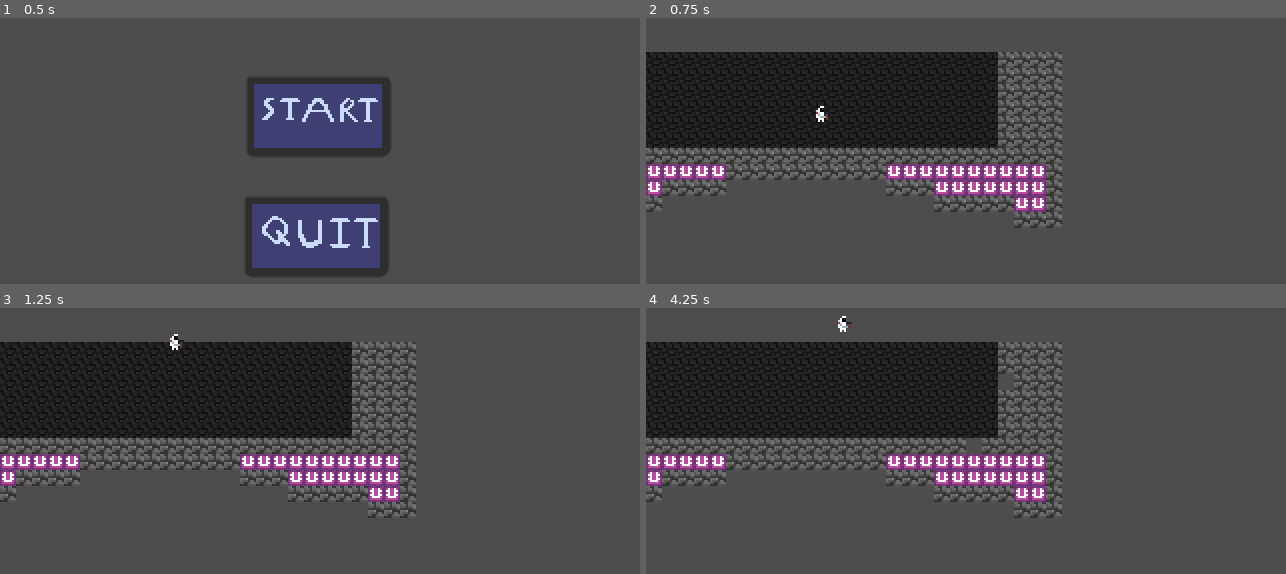
Above: before the commit, frames 1-4 (two rows, left to right).
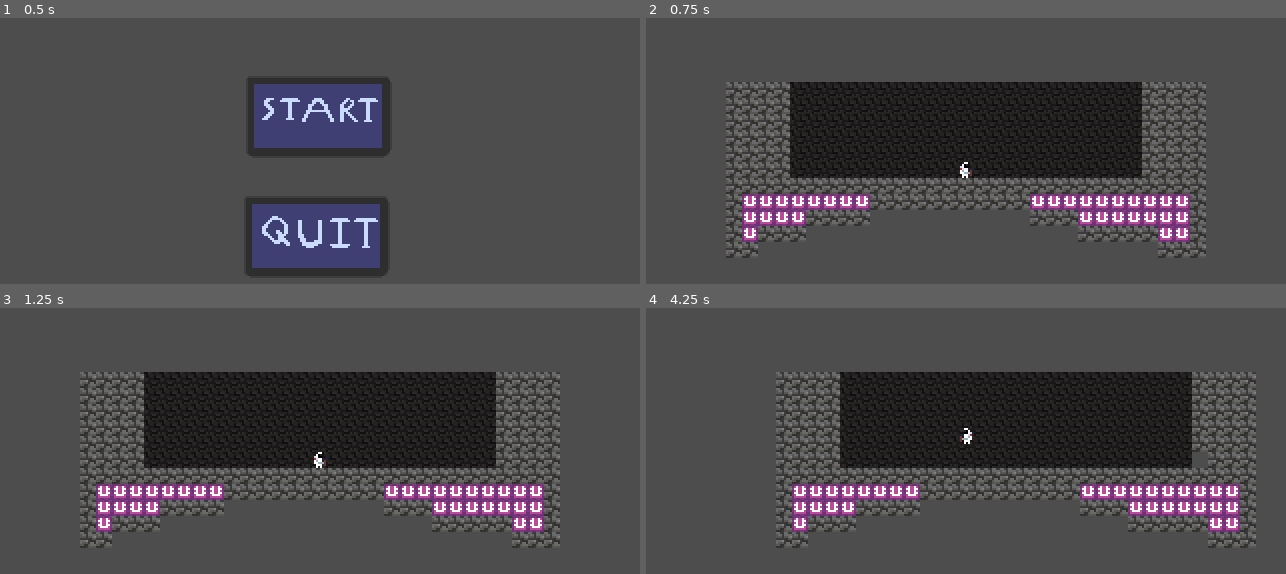
Above: after the commit, the same moments.

Repository: Larrycoder12/THM_Prod
Game: Godot game, scene res://scenes/main_menu.tscn
Two runs of this game, one before a commit and one after it. Both use one fixed random seed, a clock stepped at 60 frames per second and the inputs below.
Inputs (mouse positions are in pixels of both pictures, inside the frame that each line leads up to):
- Up to frame 1 (0.5 s): no input
- Up to frame 2 (0.75 s): click (966, 116) at 0.5 s
- Up to frame 3 (1.25 s): no input
- Up to frame 4 (4.25 s): tap Enter at 1.25 s; hold Right (right) 1.28-2.78 s; tap W (up) at 1.52, 2.27, 3.77 s; hold A (left) 2.78-3.53 s; hold Right (right) from 3.53 s (still down)

Frame 1 is identical in both runs. In frame 2, 37% of the frame differs, in the area x 0-88%, y 12-91%; in frame 3, 37%; in frame 4, 43%, in the area x 0-96%, y 3-91%.

Commit message:
Changed the gravity and camera

Diff:
--- a/scenes/node_2d.tscn
+++ b/scenes/node_2d.tscn
@@ -44,6 +44,3 @@
 
 [node name="Player" parent="." unique_id=1009281542 instance=ExtResource("1_6e84v")]
 position = Vector2(88, 75)
-
-[node name="Camera2D" type="Camera2D" parent="." unique_id=151735662]
-position = Vector2(160, 90)
--- a/scenes/player.tscn
+++ b/scenes/player.tscn
@@ -16,3 +16,6 @@
 [node name="CollisionShape2D" type="CollisionShape2D" parent="." unique_id=259260269]
 position = Vector2(-1, 0)
 shape = SubResource("CapsuleShape2D_qhqgy")
+
+[node name="Camera2D" type="Camera2D" parent="." unique_id=966553553]
+drag_vertical_enabled = true
--- a/scripts/player.gd
+++ b/scripts/player.gd
@@ -49,16 +49,16 @@
 				if collider.get_cell_source_id(map_pos) != -1:
 					break_block(collider, map_pos)
 
-		if abs(n.x) > abs(n.y):
-			if n.x > 0:
-				velocity.x += BOUNCE
-			else:
-				velocity.x -= BOUNCE
-		else:
-			if n.y > 0:
-				velocity.y += BOUNCE
-			else:
-				velocity.y = -1 * BOUNCE * 4
+					if abs(n.x) > abs(n.y):
+						if n.x > 0:
+							velocity.x += BOUNCE
+						else:
+							velocity.x -= BOUNCE
+					else:
+						if n.y > 0:
+							velocity.y += BOUNCE
+						else:
+							velocity.y = -1 * BOUNCE * 4
 
 func break_block(layer: TileMapLayer, map_pos: Vector2i):
 	layer.erase_cell(map_pos)
